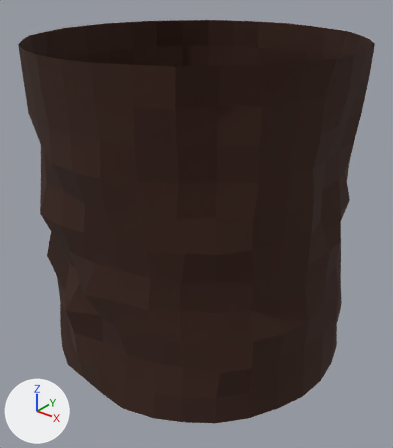
Renders of the FBX model Defenders/Assets/World/WorldModels/PitWalls.fbx from each side of a commit.
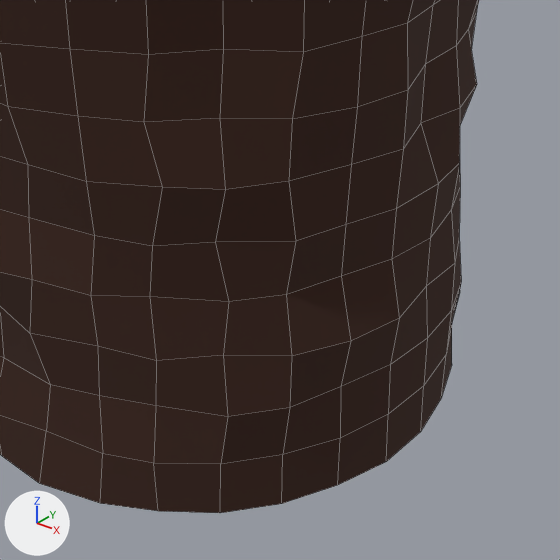
Each version is shown whole from a 50 mm camera at (41.1, -51.5, 28.0) aimed at (1.2, -1.6, -3.0), then close up on the part from 26% to 100% of the width and 35% to 100% of the height. Arrows for +X, +Y and +Z are at lower left; the lights stay in place. The close-ups show mesh edges as thin lines. Where no turn or scale is listed for an object, it has been applied to the vertices.
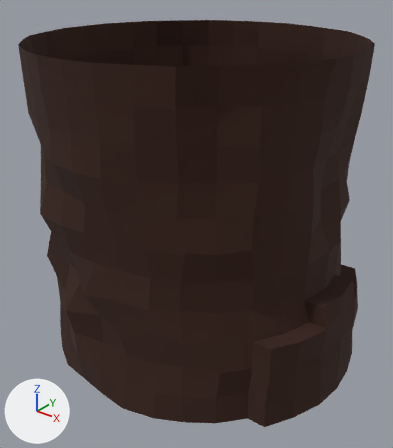
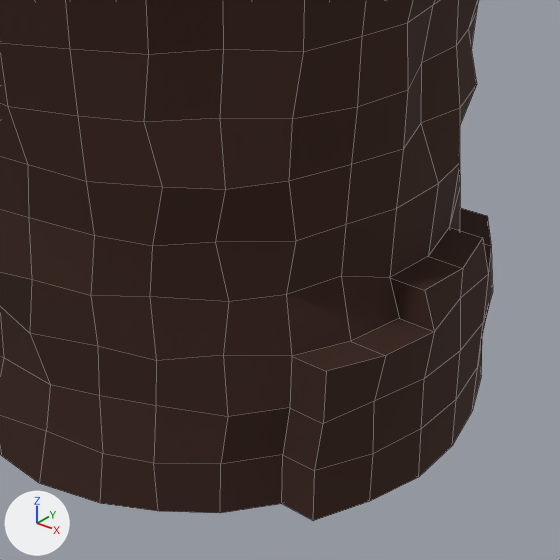
Where the change shows, as pixel boxes (x1, y1, x2, y2) in the close-ups (560 x 560 px; the box of a moved part takes in the faces that stretch with it):
'Cylinder', reshaped
    before: (0, 0, 479, 513)
    after: (0, 0, 492, 521)
part 1 of me_cylinder, built on
    before: (282, 163, 461, 503)
    after: (282, 163, 492, 521)
part 2 of me_cylinder, moved or reshaped
    both: (403, 0, 460, 149)

What the commit changed:
me_cylinder is used by ob_cylinder; location (0.0, 0.0, 0.0).
Verts and faces of me_cylinder; kept vertices keep their numbers, new ones are numbered from 384.
Before the commit, vertices of me_cylinder: 147 (17.4, 0.2, 5.4) at pixel (425, 64).
me_cylinder had 384 vertices, 353 faces and spanned x -19.9..19.9, y -19.6..20.0, z -19.9..19.9.
me_cylinder now has 404 vertices, 373 faces and spans x -19.9..22.2, y -19.6..20.0, z -19.9..19.9.
Part 1, on me_cylinder:
9 vertices are removed from x 17.7..19.4, y -7.5..7.4, z -16.3..-5.4.
24 faces are deleted.
5 vertices move from x 19.0..19.7, y -3.8..4.0, z -16.3..-5.4 to x 19.0..22.2, y -3.9..3.8, z -19.8..-6.7.
29 vertices are added at x 18.3..21.7, y -11.0..11.2, z -19.8..-6.6.
44 new faces join them.
Part 2, on me_cylinder:
Vertex 147 moves to (17.1, 0.2, 5.4), pixel (421, 63).
